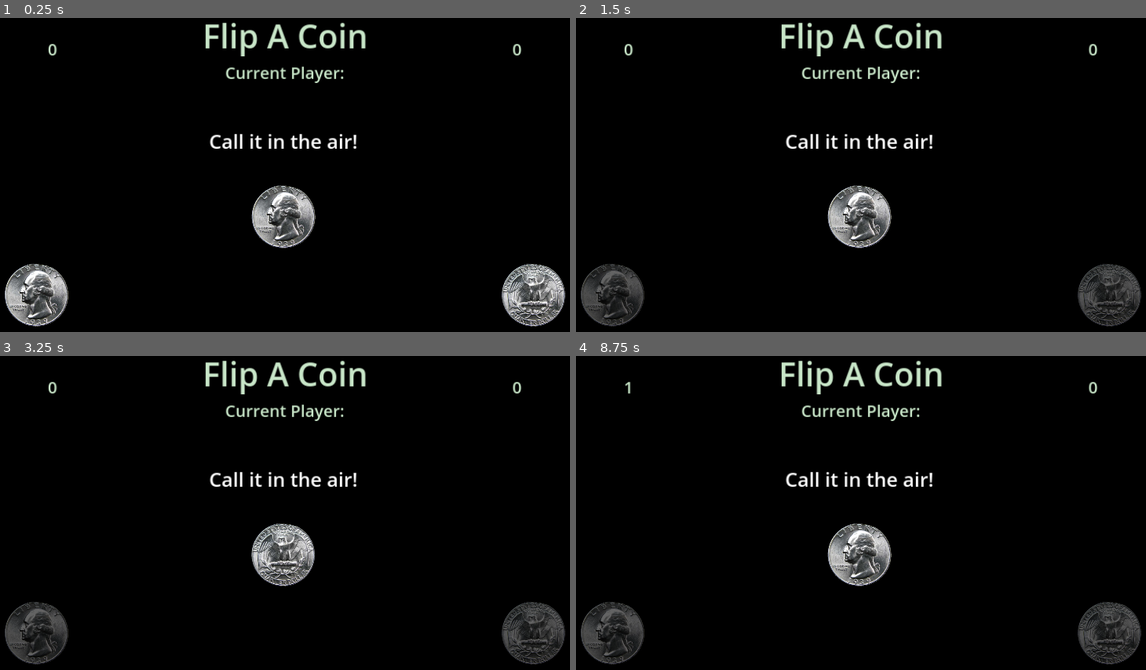
Above: before the commit, frames 1-4 (two rows, left to right).
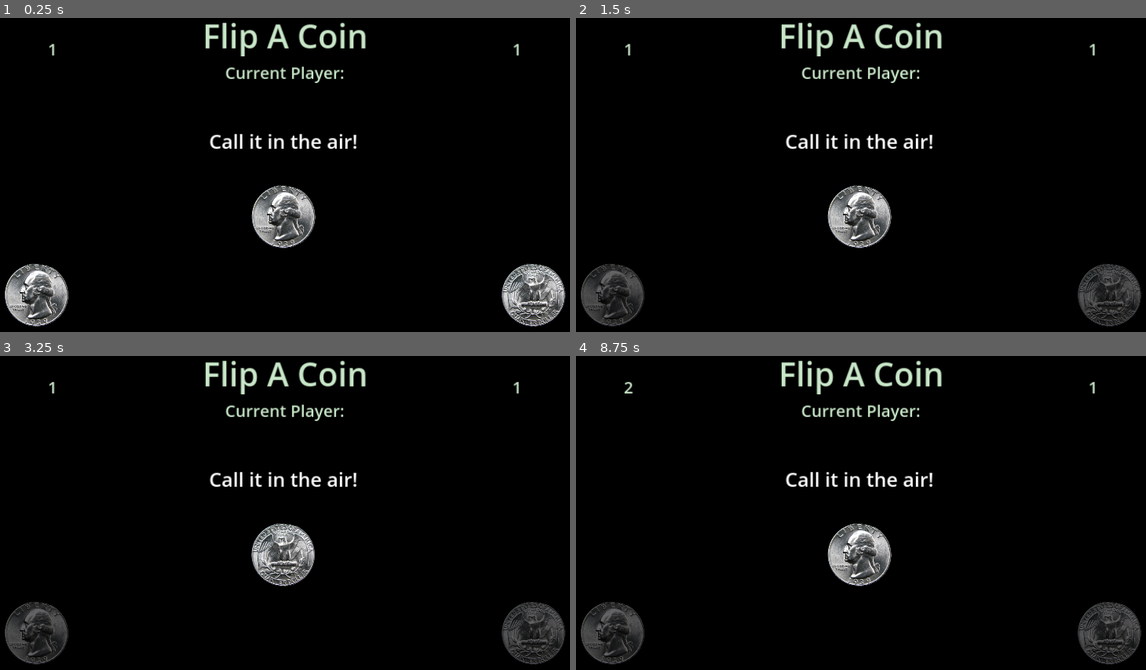
Above: after the commit, the same moments.

Repository: standstilldigitalmedia/MiniGames-gd
Game: Godot game, scene res://FlipACoin/flip_a_coin.tscn
The game is run twice, just before and just after one commit, with the same random seed, the same clock (stepped at 60 frames per second) and the same inputs. This scene is started directly instead of the project's main scene.
Inputs (mouse positions are in pixels of both pictures, inside the frame that each line leads up to):
- Up to frame 1 (0.25 s): no input
- Up to frame 2 (1.5 s): click (610, 294) at 0.5 s
- Up to frame 3 (3.25 s): no input
- Up to frame 4 (8.75 s): tap Enter at 3.5, 6.5 s; tap Space at 5.75, 7.25 s

The runs differ from the first frame. In frame 1, less than 0.1% of the frame differs, in the area x 8-92%, y 8-12%; in frame 2, less than 0.1%; in frame 3, less than 0.1%; in frame 4, less than 0.1%.

Commit message:
Win scene
Couldn't sleep until I finished the win scene.

Diff:
--- a/Autoload/config_manager.gd
+++ b/Autoload/config_manager.gd
@@ -16,6 +16,7 @@
 const WHOSE_TURN_SCENE_PATH = "res://WhoseTurn/whose_turn.tscn"
 
 const OVERLAY_SCENE_PATH = "res://OverlayPanel/overlay_panel.tscn"
+const WIN_SCENE_PATH = "res://WinScene/win_scene.tscn"
 
 const FLIP_A_COIN_PATH = "res://FlipACoin/flip_a_coin.tscn"
 const PICK_A_NUMBER_PATH = "res://PickANumber/pick_a_number.tscn"
--- a/FlipACoin/flip_a_coin.gd
+++ b/FlipACoin/flip_a_coin.gd
@@ -4,13 +4,11 @@
 var flipping = true
 var choice : String
 
-func _ready():
-	ConfigManager.read_config()
-	var overlay_resource = load(ConfigManager.OVERLAY_SCENE_PATH)
-	overlay_scene = overlay_resource.instantiate()
-	overlay_scene.set_title_text("Flip A Coin")
-	add_child(overlay_scene)
-	$Background/FlippingCoin/Tails.hide()
+func player_wins(player_name):
+	var win_scene_resource = load(ConfigManager.WIN_SCENE_PATH)
+	var win_scene = win_scene_resource.instantiate()
+	win_scene.set_win_label(player_name)
+	add_child(win_scene)
 
 func _on_flipping_timer_timeout():
 	if flipping:
@@ -56,9 +54,20 @@
 	$SlowDownTimer.start()
 
 func _on_next_turn_timer_timeout():
+	var winner = overlay_scene.check_for_winner()
+	if  winner != "":
+		player_wins(winner)
 	overlay_scene.switch_current_player()
 	$HeadsButton.set_disabled(false)
 	$TailsButton.set_disabled(false)
 	$FlippingTimer.wait_time = 0.3
 	$FlippingTimer.start()
 	flipping = true
+
+func _ready():
+	ConfigManager.read_config()
+	var overlay_resource = load(ConfigManager.OVERLAY_SCENE_PATH)
+	overlay_scene = overlay_resource.instantiate()
+	overlay_scene.set_title_text("Flip A Coin")
+	add_child(overlay_scene)
+	$Background/FlippingCoin/Tails.hide()
--- a/OverlayPanel/overlay_panel.gd
+++ b/OverlayPanel/overlay_panel.gd
@@ -25,19 +25,24 @@
 		return 2
 	return 0
 
+func check_for_winner():
+	var winner = ""
+	if int($Player1Container/PlayerScore.get_text()) > 1:
+		winner = get_player_1()
+	elif int($Player2Container/PlayerScore.get_text()) > 1:
+		winner = get_player_2()
+
+	return winner
+
 func increase_player_1_score():
 	var score = int($Player1Container/PlayerScore.get_text())
 	score += 1
 	$Player1Container/PlayerScore.set_text(str(score))
-	if score == 2:
-		print("Player1 Wins")
 
 func increase_player_2_score():
 	var score = int($Player2Container/PlayerScore.get_text())
 	score += 1
 	$Player2Container/PlayerScore.set_text(str(score))
-	if score == 2:
-		print("Player2 Wins")
 
 func _ready():
 	var player1 = ConfigManager.get_player_1()
--- a/OverlayPanel/overlay_panel.tscn
+++ b/OverlayPanel/overlay_panel.tscn
@@ -55,7 +55,7 @@
 layout_mode = 2
 theme_override_colors/font_color = Color(0.784314, 0.901961, 0.784314, 1)
 theme_override_font_sizes/font_size = 50
-text = "0"
+text = "1"
 horizontal_alignment = 1
 vertical_alignment = 1
 
@@ -87,7 +87,7 @@
 layout_mode = 2
 theme_override_colors/font_color = Color(0.784314, 0.901961, 0.784314, 1)
 theme_override_font_sizes/font_size = 50
-text = "0"
+text = "1"
 horizontal_alignment = 1
 vertical_alignment = 1
 
--- /dev/null
+++ b/WinScene/win_scene.gd
@@ -0,0 +1,7 @@
+extends Control
+
+func set_win_label(winner):
+	$Background/WinLabel.set_text(winner + " WINS!")
+
+func _on_play_again_button_pressed():
+	get_tree().change_scene_to_file(ConfigManager.WELCOME_SCENE_PATH)
--- /dev/null
+++ b/WinScene/win_scene.tscn
@@ -0,0 +1,56 @@
+[gd_scene load_steps=3 format=3 uid="uid://cmcp4mpq3qamv"]
+
+[ext_resource type="Theme" uid="uid://coulpdn6akys8" path="res://UI/Themes/my_button_theme.tres" id="1_idkjd"]
+[ext_resource type="Script" path="res://WinScene/win_scene.gd" id="1_q0oax"]
+
+[node name="WinScene" type="Control"]
+layout_mode = 3
+anchors_preset = 15
+anchor_right = 1.0
+anchor_bottom = 1.0
+grow_horizontal = 2
+grow_vertical = 2
+script = ExtResource("1_q0oax")
+
+[node name="Background" type="ColorRect" parent="."]
+layout_mode = 1
+anchors_preset = 15
+anchor_right = 1.0
+anchor_bottom = 1.0
+grow_horizontal = 2
+grow_vertical = 2
+color = Color(0, 0, 0, 1)
+
+[node name="WinLabel" type="Label" parent="Background"]
+layout_mode = 1
+anchors_preset = -1
+anchor_top = 0.435
+anchor_right = 1.0
+anchor_bottom = 0.565
+offset_top = 58.7
+offset_bottom = -58.7
+grow_horizontal = 2
+grow_vertical = 2
+theme_override_font_sizes/font_size = 100
+text = "Player 1 Wins!"
+horizontal_alignment = 1
+vertical_alignment = 1
+
+[node name="PlayAgainButton" type="Button" parent="Background"]
+custom_minimum_size = Vector2(400, 100)
+layout_mode = 1
+anchors_preset = -1
+anchor_left = 0.396
+anchor_top = 0.722
+anchor_right = 0.604
+anchor_bottom = 0.815
+offset_left = -0.320068
+offset_top = 0.239929
+offset_right = 0.319946
+offset_bottom = -0.200073
+grow_horizontal = 2
+grow_vertical = 0
+theme = ExtResource("1_idkjd")
+text = "Play Again"
+
+[connection signal="pressed" from="Background/PlayAgainButton" to="." method="_on_play_again_button_pressed"]
